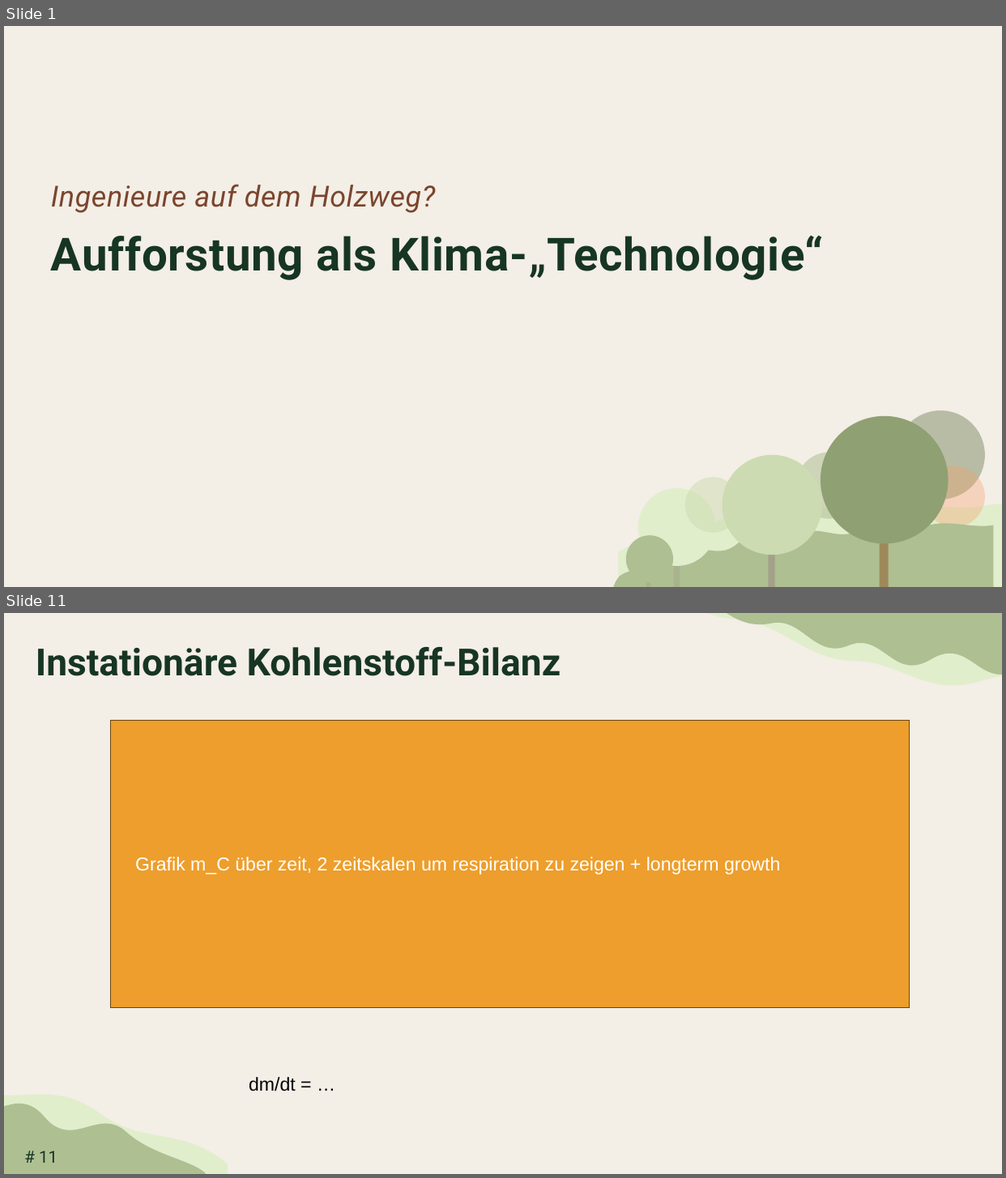
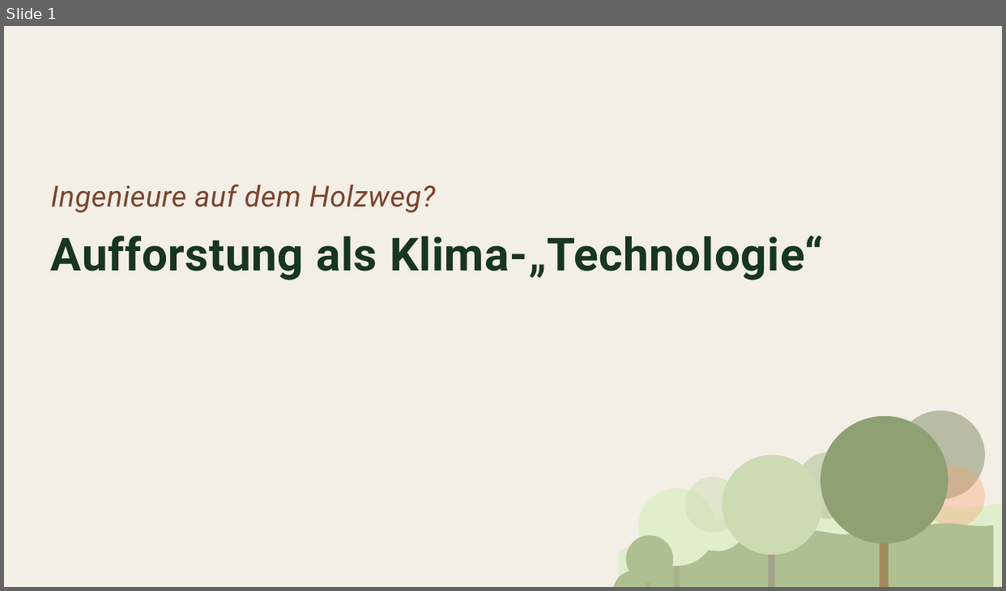
Before and after one commit to TimoDiepers/woodway, a slide deck: docs/slides/dissvortrag.pptx. Shown one above the other, each under a label of ours: slides 1 and 11 before the commit, slide 1 after it; the slides between them are not shown. The pictures are 1006x1178 and 1006x591 pixels, drawn with LibreOffice and Linux fonts; fonts in the diff are those of the drawing; background and template pictures are left out. Boxes give left, top, right and bottom in pixels: in the first picture for what was removed or moved away, otherwise in the second. Text is boxed around its words. In the diff, an @@ line names an element or a change of style, - is before the commit and + after.

```diff
--- a/docs/slides/dissvortrag.pptx
+++ b/docs/slides/dissvortrag.pptx
@@ slide 11 removed at (x1=4, y1=613, x2=1002, y2=1174), background #F3EEE6 @@
@@ freeform shape removed at (x1=705, y1=613, x2=1002, y2=722) @@
@@ freeform shape removed at (x1=726, y1=613, x2=1002, y2=716) @@
@@ title removed at (x1=36, y1=647, x2=561, y2=676) @@
-Instationäre Kohlenstoff-Bilanz
@@ rectangle removed at (x1=110, y1=720, x2=909, y2=1007) @@
-Grafik m_C über zeit, 2 zeitskalen um respiration zu zeigen + longterm growth
@@ freeform shape removed at (x1=4, y1=1087, x2=228, y2=1174) @@
@@ freeform shape removed at (x1=4, y1=1097, x2=206, y2=1174) @@
@@ text removed at (x1=249, y1=1077, x2=296, y2=1092) @@
-dm/dt = …
@@ page number removed at (x1=39, y1=1151, x2=57, y2=1163) @@
-# 11
```
Also in this commit, not shown: 17 slides changed, 48 slides added, 4 other slides removed, 4 other files.
